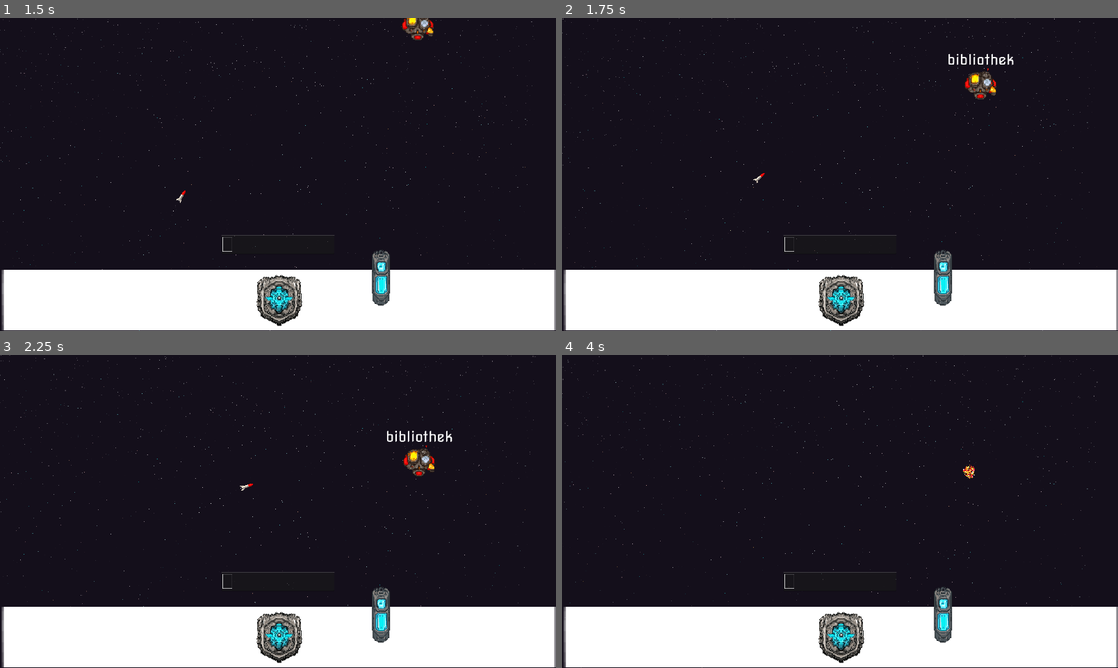
Above: before the commit, frames 1-4 (two rows, left to right).
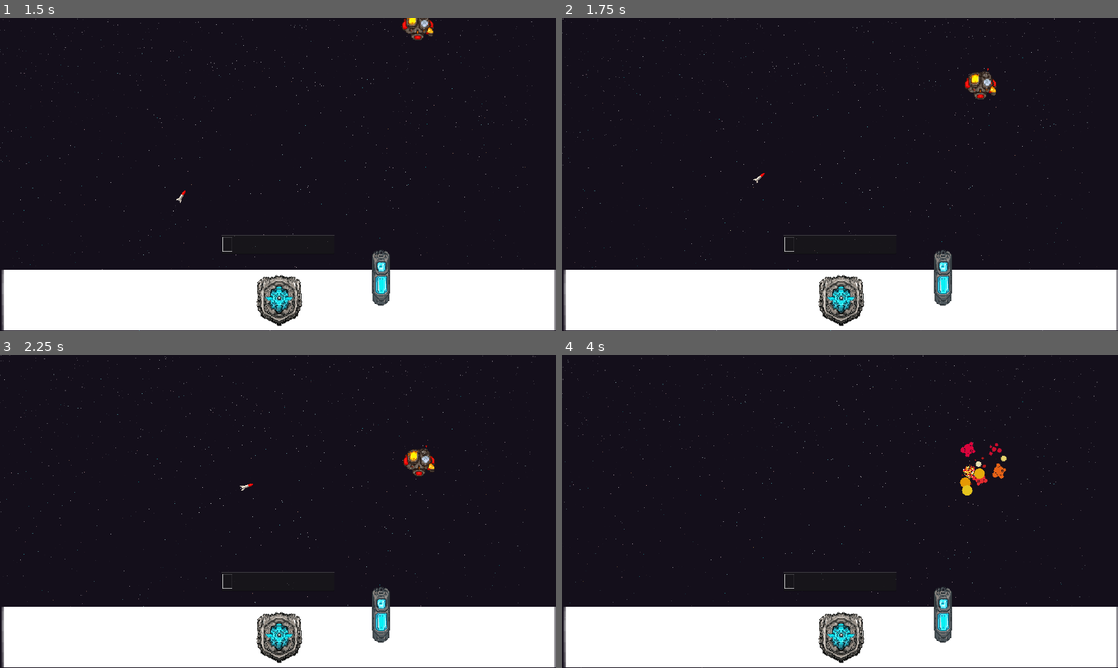
Above: after the commit, the same moments.

Repository: HephaistosForge/LinguaCaelestia
Game: Godot game, scene res://levels/main.tscn
Two runs of this game, one before a commit and one after it. Both use one fixed random seed, a clock stepped at 60 frames per second and the inputs below.
Inputs (mouse positions are in pixels of both pictures, inside the frame that each line leads up to):
- Up to frame 1 (1.5 s): click (278, 243) at 0.52 s; type "bibliothek" at 0.6 s
- Up to frame 2 (1.75 s): no input
- Up to frame 3 (2.25 s): no input
- Up to frame 4 (4 s): no input

Frame 1 is identical in both runs. In frame 2, 0.2% of the frame differs, in the area x 69-82%, y 11-16%; in frame 3, 0.2%; in frame 4, 0.4%, in the area x 71-80%, y 27-45%.

Commit message:
Tween text

Diff:
--- a/entities/enemies/ship.gd
+++ b/entities/enemies/ship.gd
@@ -12,6 +12,7 @@
 var hp: int
 var target_position: Vector2
 const rocket_scene = preload("res://entities/projectile/rocket/rocket.tscn")
+const explosion_scene = preload("res://vfx/explosion/ship_explosion.tscn")
 @onready var mothership = get_tree().get_first_node_in_group("mothership")
 var projectile_targets: Array
 
@@ -53,6 +54,9 @@
 
 func destroy():
 	emit_signal("destroyed", index)
+	var explosion = explosion_scene.instantiate()
+	explosion.position = position
+	add_sibling(explosion)
 	queue_free()
 
 func _physics_process(delta):
--- a/entities/enemies/typed_label.gd
+++ b/entities/enemies/typed_label.gd
@@ -34,15 +34,35 @@
 		string[i] = map_weird_chars.get(string[i], string[i])
 	return string.strip_edges()
 
+func animate_typed(text, typed):
+	var percent = 1.0 * len(typed) / len(text)
+	var new_rotation = 0
+	if len(typed) != 0:
+		new_rotation = deg_to_rad(3) * (-1 if len(typed) % 2 == 1 else 1)
+	var size = Vector2.ONE * (1 + 0.5 * percent)
+	create_tween().tween_property(self, "scale", size, 0.1) \
+		.set_trans(Tween.TRANS_BACK).set_ease(Tween.EASE_OUT)
+	create_tween().tween_property(self, "rotation", new_rotation, 0.1) \
+		.set_trans(Tween.TRANS_BACK).set_ease(Tween.EASE_OUT)
+
+func animate_disappear():
+	var tween = create_tween()
+	tween.tween_property(self, "scale", Vector2.ZERO, 0.5) \
+		.set_trans(Tween.TRANS_BACK).set_ease(Tween.EASE_IN)
+	await tween.finished
+	if is_instance_valid(self):
+		self.modulate = Color.TRANSPARENT
 
 func type_text(typed: String) -> bool:
 	var text = normalized_string($Label.text)
 	typed = normalized_string(typed)
 	if text.begins_with(typed):
+		animate_typed(text, typed)
 		$Typed.visible_characters = len(typed)
 	else:
 		$Typed.visible_characters = 0
 	if text == typed:
+		animate_disappear()
 		emit_signal("correctly_typed", self)
 		return true
 	return false
--- a/entities/projectile/rocket/rocket.gd
+++ b/entities/projectile/rocket/rocket.gd
@@ -13,7 +13,6 @@
 var seek: Node
 var speed = 200
 var direction = Vector2(0, -1)
-var has_hit = false
 
 func set_as_enemy_rocket():
 	direction = Vector2(0, 1)
@@ -40,9 +39,8 @@
 	return is_same_or_parent_of(parent, child.get_parent())
 
 func _on_area_entered(area):
-	if is_same_or_parent_of(area, seek) and not has_hit:
-		area.reduce_hp(damage) # TODO mothership
-		has_hit = true
+	if is_same_or_parent_of(area, seek):
+		area.reduce_hp(damage)
 		var explosion = explosion_scene.instantiate()
 		explosion.set_dir(direction)
 		explosion.position = position
--- a/vfx/explosion/ship_explosion.tscn
+++ b/vfx/explosion/ship_explosion.tscn
@@ -40,6 +40,7 @@
 process_material = SubResource("ParticleProcessMaterial_4oijl")
 texture = ExtResource("1_ducyw")
 lifetime = 2.0
+one_shot = true
 speed_scale = 2.0
 explosiveness = 0.41
 randomness = 0.31
